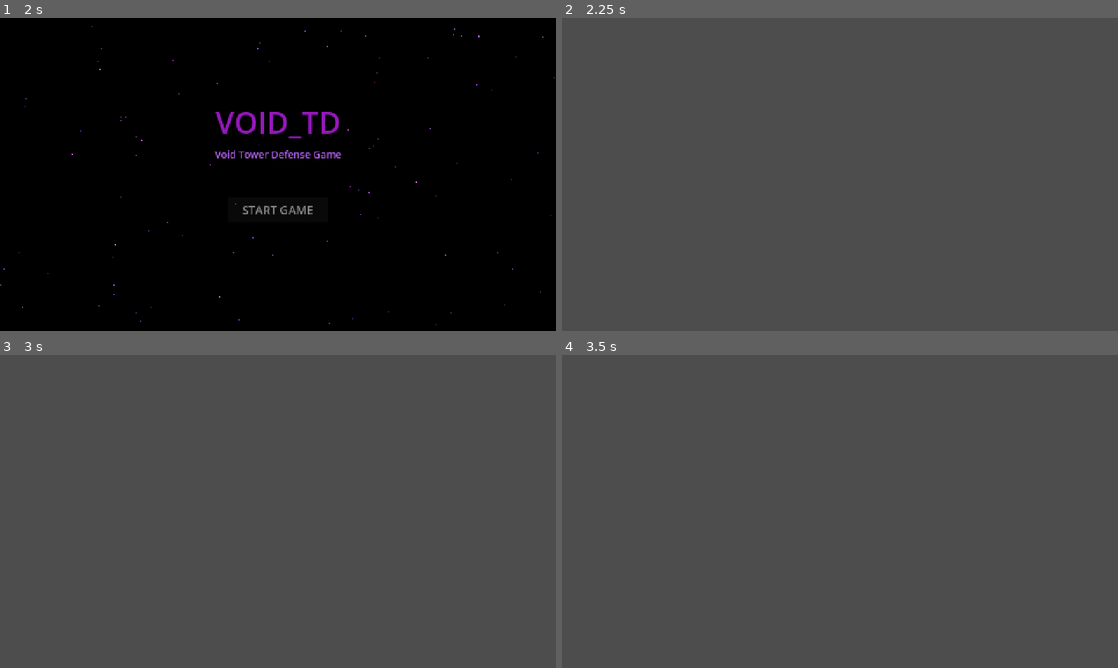
Above: before the commit, frames 1-4 (two rows, left to right).
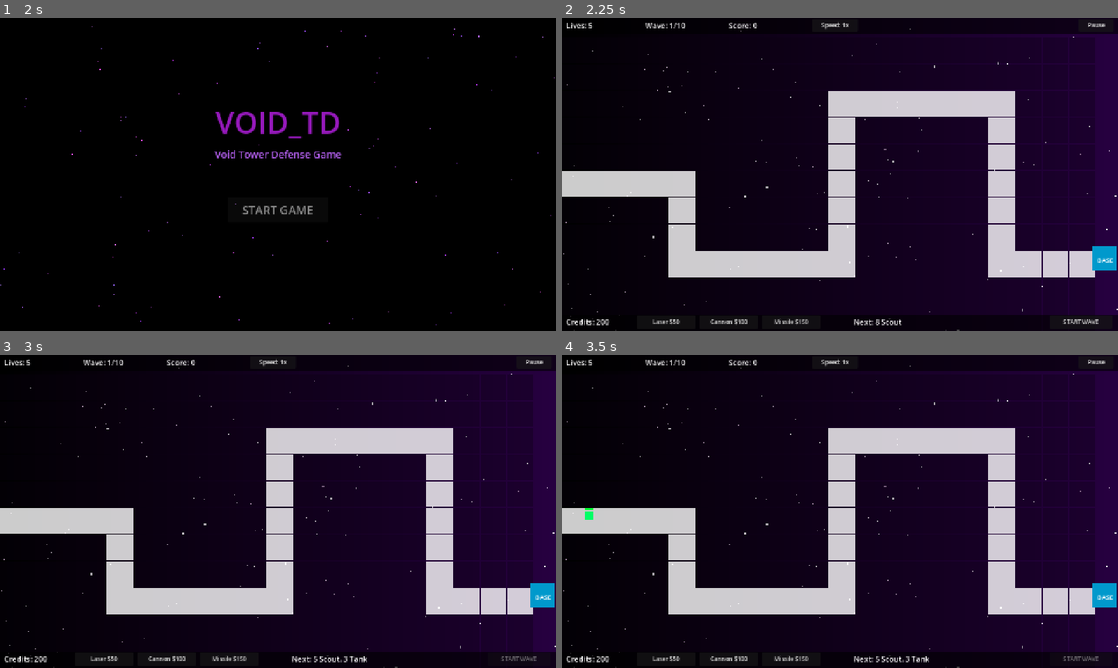
Above: after the commit, the same moments.

Repository: brew354/void_TD
Game: Godot game, scene res://Scenes/MenuScene.tscn
Same seed, same stepped clock (60 frames per second), same inputs: the game is played once before the commit and once after it.
Inputs (mouse positions are in pixels of both pictures, inside the frame that each line leads up to):
- Up to frame 1 (2 s): move the mouse to (400, 158) at 0.52 s; click (400, 158) at 0.67 s; move the mouse to (166, 190) at 1.27 s; click (166, 190) at 1.42 s
- Up to frame 2 (2.25 s): click "START GAME" at 2 s
- Up to frame 3 (3 s): click (517, 658) at 2.75 s, where only the run after the commit has a clickable "START WAVE"
- Up to frame 4 (3.5 s): no input

Frame 1 is identical in both runs. In frame 2, 100% of the frame differs, in the area x 0-100%, y 0-100%; in frame 3, 100%; in frame 4, 100%.
Error before the commit: Parse Error: Cannot infer the type of "can_upgrade" variable because the value doesn't have a set type. (res://Scenes/GameScene.gd:265)

Commit message:
Fix type inference error for can_upgrade in _open_base_panel
Co-Authored-By: Claude Sonnet 4.6 <noreply@anthropic.com>

Diff:
--- a/Void_TD/Scenes/GameScene.gd
+++ b/Void_TD/Scenes/GameScene.gd
@@ -262,7 +262,7 @@
 
 func _open_base_panel() -> void:
 	_panel_target = "base"
-	var can_upgrade := _base.upgrade_level < 3
+	var can_upgrade: bool = _base.upgrade_level < 3
 	var up_cost: int = _base.upgrade_cost(_base.upgrade_level + 1) if can_upgrade else 0
 	hud.show_base_panel(
 		_base.upgrade_level, _base.damage_reduction,
